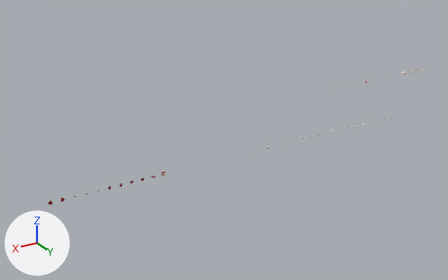
One commit to the FBX model assets/wounds/WoundKit.fbx: the scene before it, then after it.
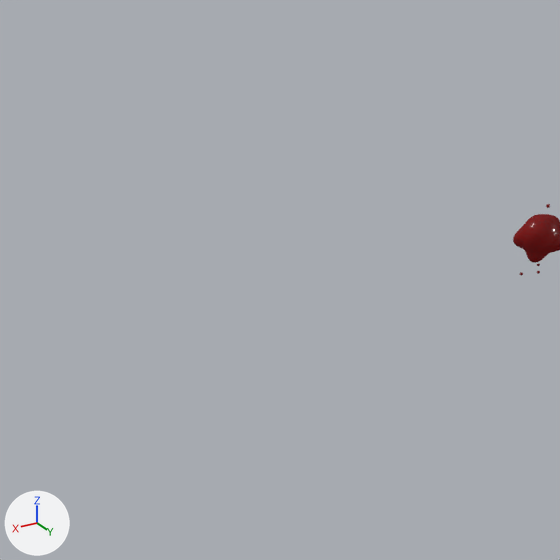
The first picture shows the older version from a camera (50 mm lens) standing at (142.7, 133.4, 58.4) and looking at (60.3, -3.9, -10.3). The close-ups show the older and then the newer version on the part from 1% to 12% of the width and 65% to 82% of the height of that picture. Only the edits that show in the close-ups are written down. The lights are fixed; the arrows at lower left show +X, +Y and +Z. Where no turn or scale is listed for an object, it has been applied to the vertices.

Names of what the first close-up shows: 'Gore_Pool2_Blood'.
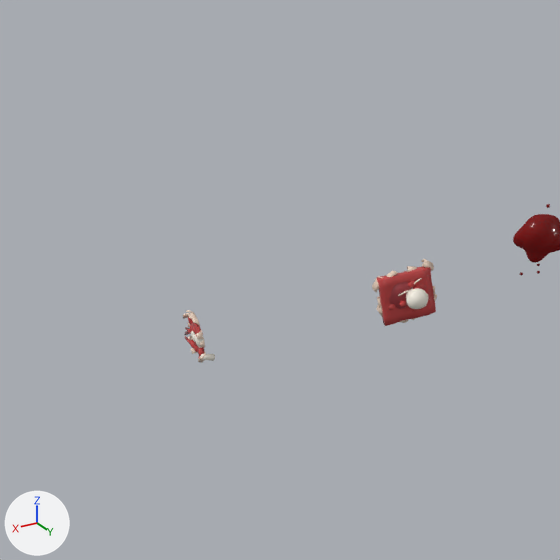
Where the change shows, as pixel boxes (x1, y1, x2, y2) in the close-ups (560 x 560 px):
'Gore_ArmEnd_Flesh', added (red): after (377, 266, 436, 326)
'Gore_ArmEnd_Bone', added: after (406, 288, 429, 309)
'Gore_ArmEnd_Skin', added: after (372, 259, 437, 323)
'Gore_ArmEnd_FleshDark', added: after (389, 282, 413, 309)
'Gore_Shoulder_Flesh', added: after (184, 317, 205, 358)
'Gore_Shoulder_Skin', added: after (183, 310, 206, 363)
'Gore_Shoulder_Bone', added: after (191, 330, 215, 361)

Diff of the bpy script that builds the scene:
```diff
--- a/assets/wounds/WoundKit.fbx.py
+++ b/assets/wounds/WoundKit.fbx.py
@@ mat_w_fleshdark @@
+mat_w_fleshdark = principled_material('W_FleshDark')
+mat_w_fleshdark.base_color = (0.36, 0.04, 0.05)  # red #a2383f
@@ me_gore_armend_fleshdark @@
+me_gore_armend_fleshdark.from_pydata(...)  # 62 vertices, 72 faces; spans x 113.821..114.411, y 0.954..1.135, z -14.257..-13.634
+me_gore_armend_fleshdark.materials.append(mat_w_fleshdark)  # red #a2383f
@@ me_gore_shoulder_flesh @@
+me_gore_shoulder_flesh.from_pydata(...)  # 446 vertices, 480 faces; spans x 117.94..118.149, y -0.209..0.949, z -14.419..-13.58
+me_gore_shoulder_flesh.materials.append(mat_w_flesh)  # red #c44545
@@ me_gore_shoulder_skin @@
+me_gore_shoulder_skin.from_pydata(...)  # 288 vertices, 528 faces; spans x 117.985..118.151, y -0.043..1.033, z -14.529..-13.471
+me_gore_shoulder_skin.materials.append(mat_w_skin)  # beige #e7cebc
@@ me_gore_armend_skin @@
+me_gore_armend_skin.from_pydata(...)  # 240 vertices, 440 faces; spans x 113.391..114.642, y 0.737..1.024, z -14.621..-13.362
+me_gore_armend_skin.materials.append(mat_w_skin)  # beige #e7cebc
@@ me_gore_armend_bone @@
+me_gore_armend_bone.from_pydata(...)  # 152 vertices, 154 faces; spans x 113.664..114.094, y 0.694..1.524, z -14.172..-13.749
+me_gore_armend_bone.materials.append(mat_w_bone)  # white #f3efe2
@@ me_gore_shoulder_bone @@
+me_gore_shoulder_bone.from_pydata(...)  # 158 vertices, 168 faces; spans x 117.822..118.143, y 0.38..1.009, z -14.384..-13.726
+me_gore_shoulder_bone.materials.append(mat_w_bone)  # white #f3efe2
@@ me_gore_armend_flesh @@
+me_gore_armend_flesh.from_pydata(...)  # 512 vertices, 552 faces; spans x 113.487..114.533, y 0.909..1.211, z -14.528..-13.469
+me_gore_armend_flesh.materials.append(mat_w_flesh)  # red #c44545
@@ ob_gore_armend_fleshdark @@
+ob_gore_armend_fleshdark = bpy.data.objects.new('Gore_ArmEnd_FleshDark', me_gore_armend_fleshdark)
+ob_gore_armend_fleshdark.location = (0.0, 0.0, 0.0)
@@ ob_gore_shoulder_flesh @@
+ob_gore_shoulder_flesh = bpy.data.objects.new('Gore_Shoulder_Flesh', me_gore_shoulder_flesh)
+ob_gore_shoulder_flesh.location = (0.0, 0.0, 0.0)
@@ ob_gore_shoulder_skin @@
+ob_gore_shoulder_skin = bpy.data.objects.new('Gore_Shoulder_Skin', me_gore_shoulder_skin)
+ob_gore_shoulder_skin.location = (0.0, 0.0, 0.0)
@@ ob_gore_armend_skin @@
+ob_gore_armend_skin = bpy.data.objects.new('Gore_ArmEnd_Skin', me_gore_armend_skin)
+ob_gore_armend_skin.location = (0.0, 0.0, 0.0)
@@ ob_gore_armend_bone @@
+ob_gore_armend_bone = bpy.data.objects.new('Gore_ArmEnd_Bone', me_gore_armend_bone)
+ob_gore_armend_bone.location = (0.0, 0.0, 0.0)
@@ ob_gore_shoulder_bone @@
+ob_gore_shoulder_bone = bpy.data.objects.new('Gore_Shoulder_Bone', me_gore_shoulder_bone)
+ob_gore_shoulder_bone.location = (0.0, 0.0, 0.0)
@@ ob_gore_armend_flesh @@
+ob_gore_armend_flesh = bpy.data.objects.new('Gore_ArmEnd_Flesh', me_gore_armend_flesh)
+ob_gore_armend_flesh.location = (0.0, 0.0, 0.0)
```
